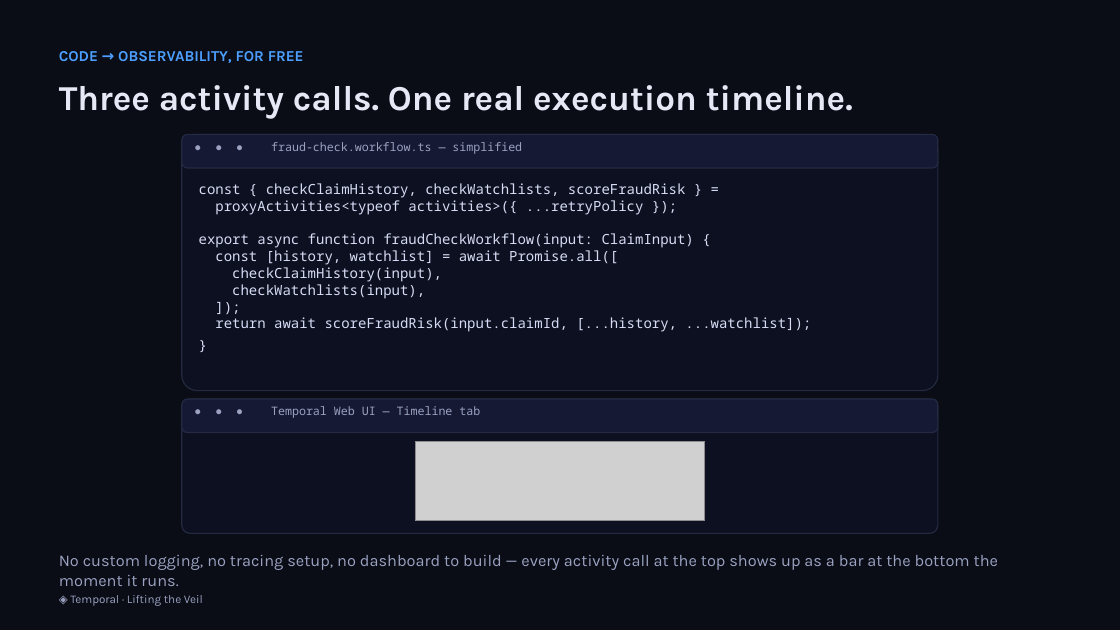
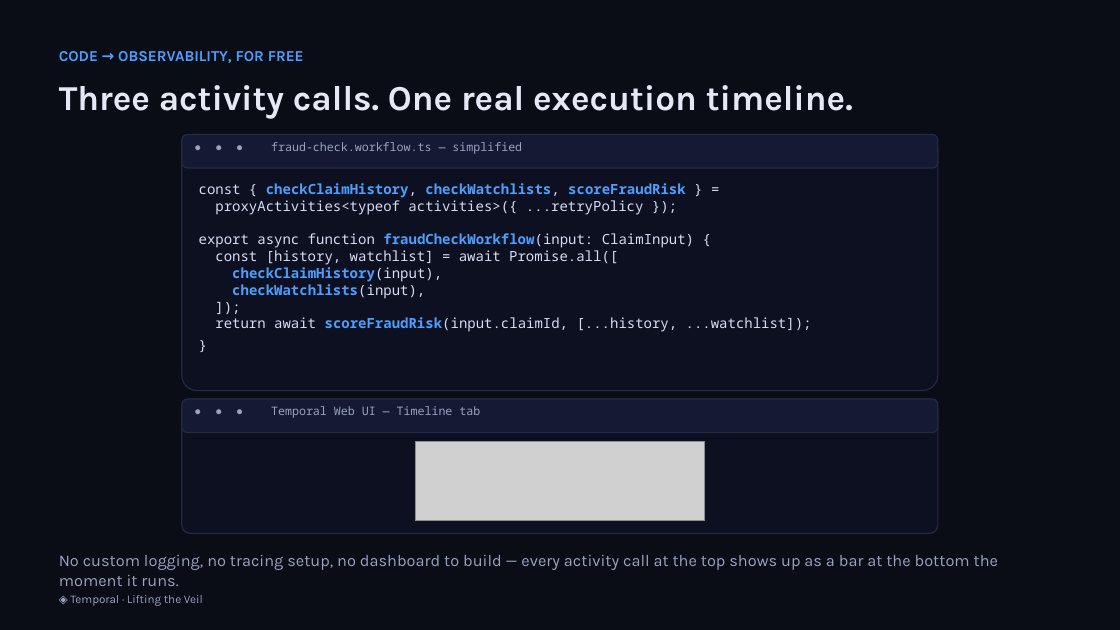
Before and after one commit to simy307/temporal-claims-demo, a slide deck: slide 16 of presentation/Lifting-the-Veil-Temporal-Talk.pptx. Drawn at 1120x630 pixels with LibreOffice and Linux fonts; fonts in the diff are those of the drawing; grey boxes stand for pictures. Boxes give left, top, right and bottom in pixels: in the first picture for what was removed or moved away, otherwise in the second. Text is boxed around its words. In the diff, an @@ line names an element or a change of style, - is before the commit and + after.

```diff
--- a/presentation/Lifting-the-Veil-Temporal-Talk.pptx
+++ b/presentation/Lifting-the-Veil-Temporal-Talk.pptx
@@ text "const { checkClaimHistory, checkWatchlists, scoreFraudRisk ..." at bbox=[199, 183, 812, 332]: text colour #D6DCF5 to #4C9FFE, bold on in "checkClaimHistory, checkWatchlists, scoreFraudRisk fraudChec ..." @@
```
Also in this commit, not shown: 7 other slides changed, 4 other files.
